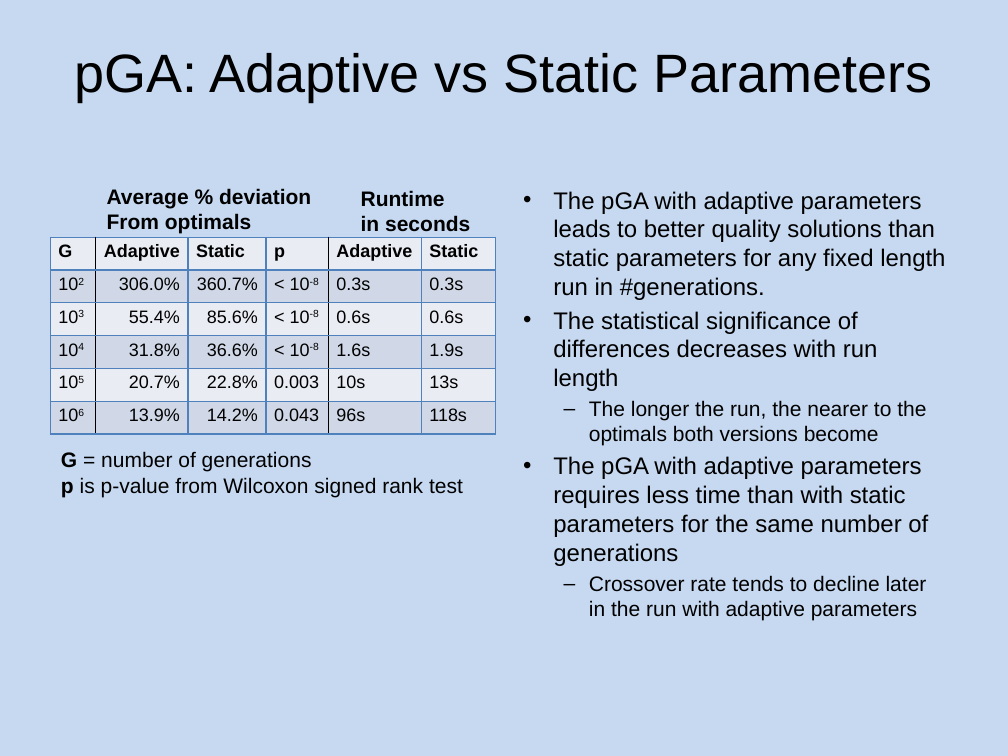
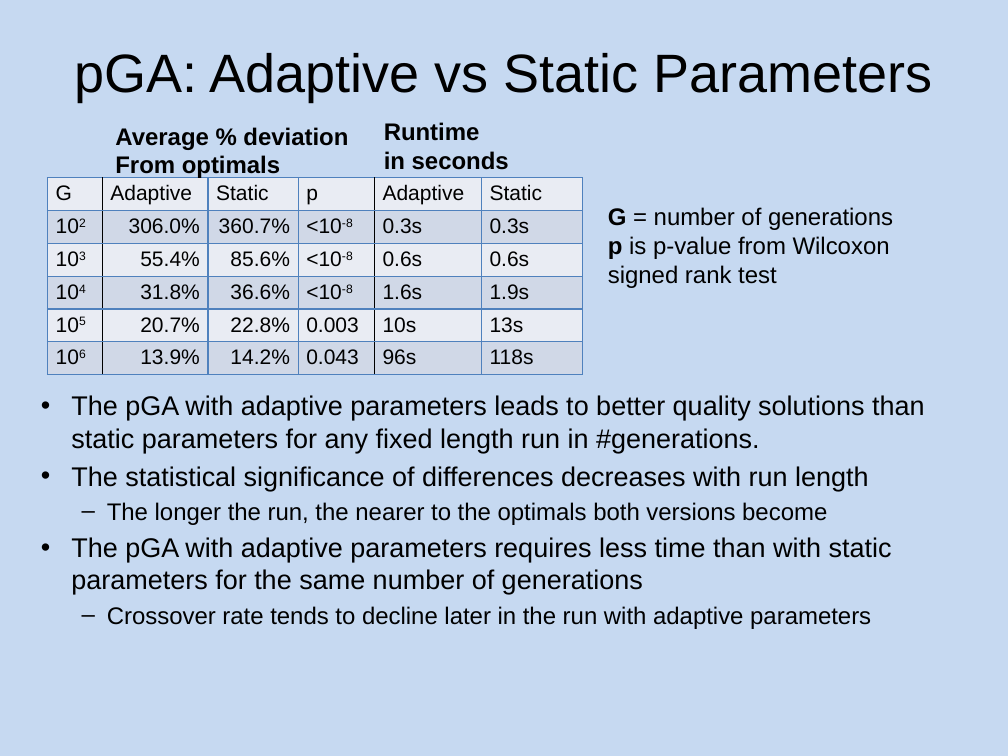
Before and after one commit to cicirello/cicirello.github.io, a slide deck: slide 15 of presentations/FLAIRS-2018-cicirello-standard-dimensions.pptx. Drawn at 1008x756 pixels with LibreOffice and Linux fonts; fonts in the diff are those of the drawing; background and template pictures are left out. Boxes give left, top, right and bottom in pixels: in the first picture for what was removed or moved away, otherwise in the second. Text is boxed around its words. In the diff, an @@ line names an element or a change of style, - is before the commit and + after.

```diff
--- a/presentations/FLAIRS-2018-cicirello-standard-dimensions.pptx
+++ b/presentations/FLAIRS-2018-cicirello-standard-dimensions.pptx
@@ text "Average % deviation": place and size @@
-text "Average % deviation" at [107, 188, 311, 234]
+text "Average % deviation" at [115, 127, 348, 179]
@@ text "Runtime": place and size @@
-text "Runtime" at [361, 190, 470, 232]
+text "Runtime" at [384, 122, 509, 170]
@@ table at [48, 178, 583, 378] @@
-row 2, column 4: < 10-8
+row 2, column 4: <10-8
-row 3, column 4: < 10-8
+row 3, column 4: <10-8
-row 4, column 4: < 10-8
+row 4, column 4: <10-8
@@ size 12 to 14 pt @@
@@ bold off in "G", "Adaptive", "Static", "p" and 2 more places @@
@@ table: place and size @@
-table at [51, 238, 496, 434]
+table at [48, 178, 583, 378]
@@ size 14 to 16 pt in 3 elements at [115, 127, 348, 179], [384, 122, 509, 170], [608, 207, 893, 288] @@
@@ text "G = number of generations": place and size @@
-text "G = number of generations" at [61, 451, 463, 497]
+text "G = number of generations" at [608, 207, 893, 288]
@@ text "The pGA with adaptive parameters ...": place and size @@
-text "The pGA with adaptive parameters ..." at [553, 191, 945, 621]
+text "The pGA with adaptive parameters ..." at [71, 395, 925, 629]
@@ text "The pGA with adaptive parameters ..." at [71, 395, 925, 629]: size 16 to 18 pt in "The pGA with adaptive parameters leads to ...", "The statistical significance of differences decreases with ...", "The pGA with adaptive parameters requires less ..."; size 14 to 16 pt in "The longer the run, the nearer to ...", "Crossover rate tends to decline later in ..." @@
```
Also in this commit, not shown: 3 other slides changed, 1 other file.
